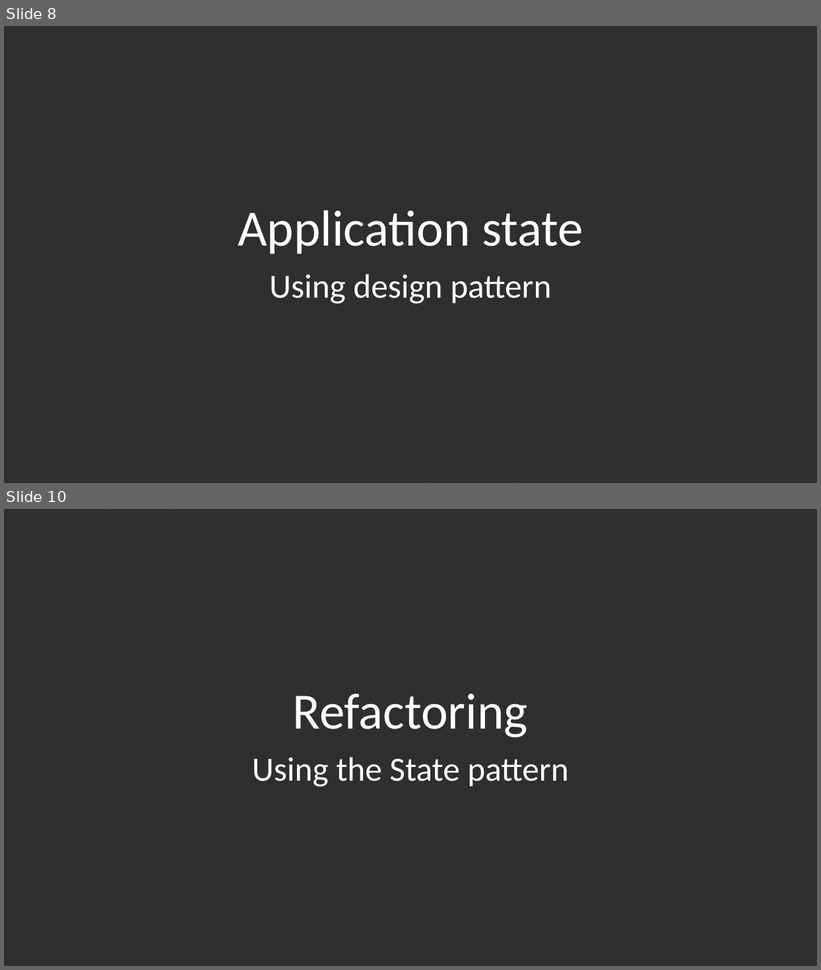
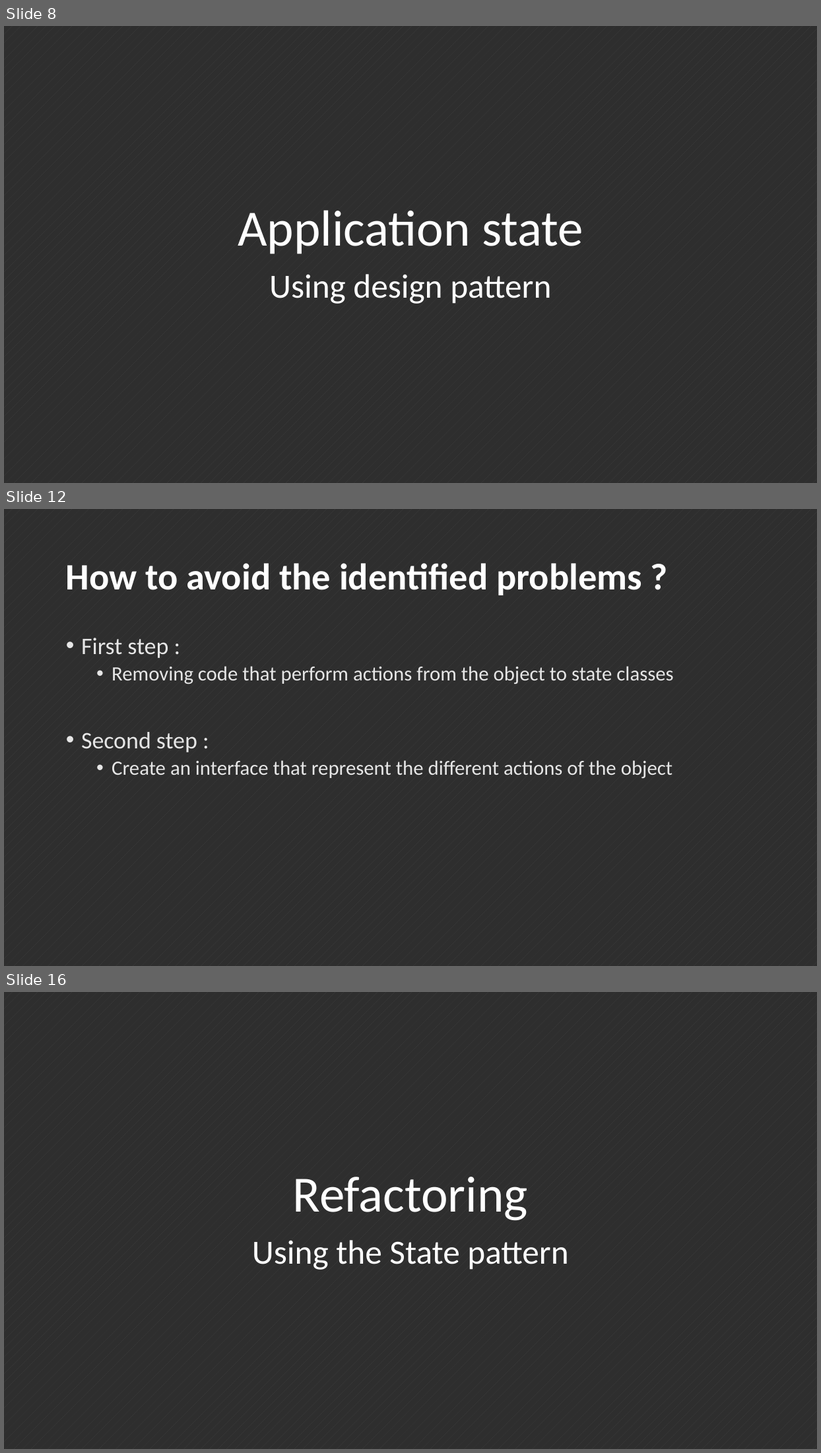
Before and after one commit to ahorguelin/thanks_microsoft, a slide deck: Design Patterns.pptx. Shown one above the other, each under a label of ours: slides 8 and 10 before the commit, slides 8, 12 and 16 after it; the slides between them are not shown. The pictures are 821x970 and 821x1453 pixels, drawn with LibreOffice and Linux fonts; fonts in the diff are those of the drawing. Boxes give left, top, right and bottom in pixels: in the first picture for what was removed or moved away, otherwise in the second. Text is boxed around its words. In the diff, an @@ line names an element or a change of style, - is before the commit and + after.

```diff
--- a/Design Patterns.pptx
+++ b/Design Patterns.pptx
@@ slide 12 added at bbox=[4, 509, 817, 966], background pattern #404040 on #2E2E2E @@
@@ title added at bbox=[66, 563, 642, 595], 44 pt, text #FFFFFF, bold @@
+How to avoid the identified problems ?
@@ text added at bbox=[81, 638, 673, 779], 24 pt, text #E6E6E6 @@
+• First step :
+  • Removing code that perform actions from the object to state classes
+• Second step :
+  • Create an interface that represent the different actions of the object
@@ what was slide 10 is now slide 16 @@
```
Also in this commit, not shown: 6 other slides added, 1 slide removed.
